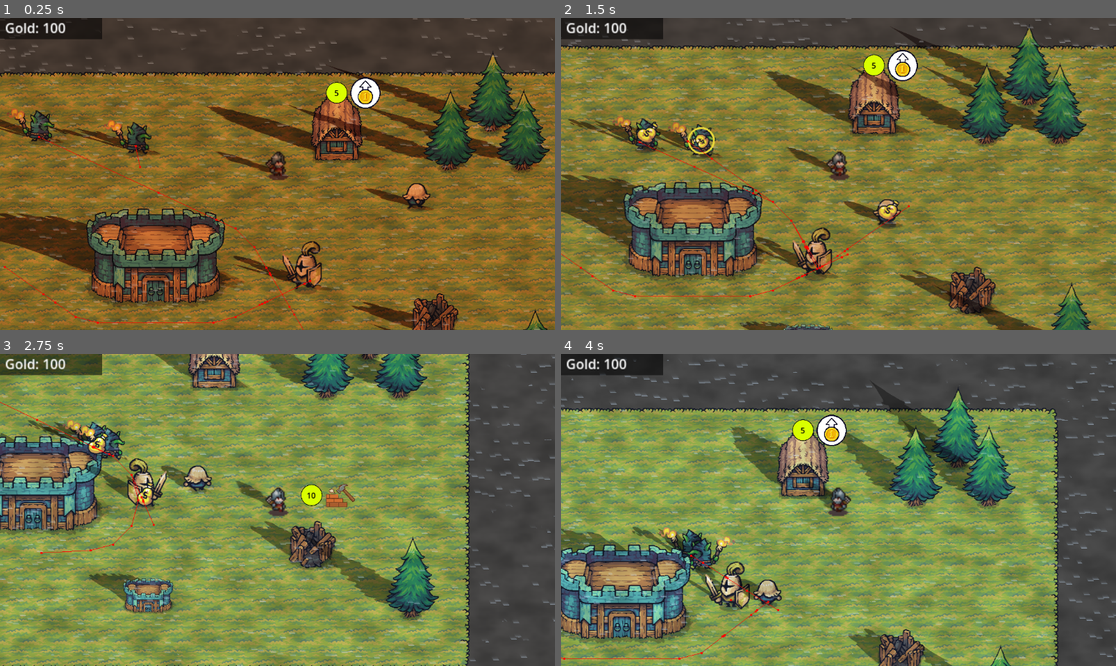
Above: before the commit, frames 1-4 (two rows, left to right).
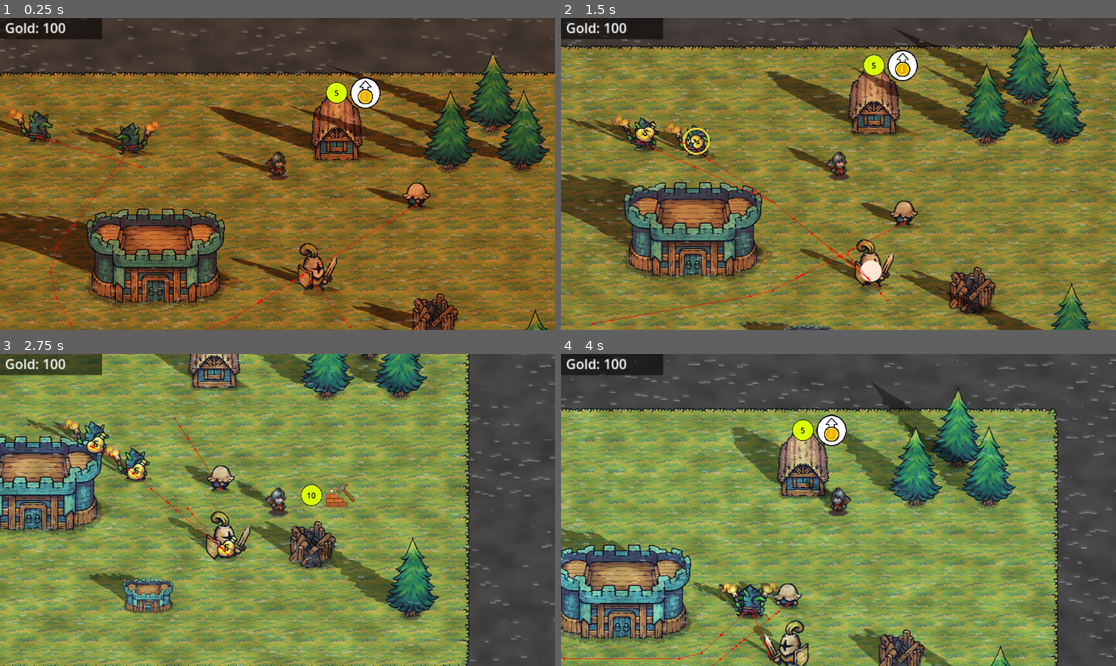
Above: after the commit, the same moments.

Repository: achotai2/battle-game-2D-proto
Game: Godot game, scene res://Scenes/main.tscn
Two runs of this game, one before a commit and one after it. Both use one fixed random seed, a clock stepped at 60 frames per second and the inputs below.
Inputs (mouse positions are in pixels of both pictures, inside the frame that each line leads up to):
- Up to frame 1 (0.25 s): no input
- Up to frame 2 (1.5 s): move the mouse to (960, 158) at 0.52 s; hold Right (move_right) 0.53-1.28 s; tap Ctrl (attack) at 0.6 s; move the mouse to (727, 189) at 1.27 s; hold S (move_down) from 1.28 s (still down); click (727, 189) at 1.35 s
- Up to frame 3 (2.75 s): move the mouse to (333, 441) at 2.02 s; release S (move_down) at 2.03 s; hold Right (move_right) from 2.03 s (still down); tap Space (interact) at 2.1 s
- Up to frame 4 (4 s): move the mouse to (810, 572) at 2.77 s; release Right (move_right) at 2.78 s; hold W (move_up) 2.78-3.53 s; tap Ctrl (attack) at 2.85 s; move the mouse to (1005, 556) at 3.52 s; hold A (move_left) from 3.53 s (still down); click (1005, 556) at 3.6 s

The runs differ from the first frame. In frame 1, 2.8% of the frame differs, in the area x 0-79%, y 28-100%; in frame 2, 4.2%, in the area x 0-65%, y 31-99%; in frame 3, 4.0%; in frame 4, 3.7%.

Commit message:
Fix AgentMovement repathing spam during meander
- Removed `is_target_reachable()` check from `_process_pathfinding` to prevent immediate repath loops when target is momentarily unreachable.
- Updated `_pick_new_patrol_point` to set `_order_target_pos`, ensuring `_refresh_target_and_repath` uses the correct target coordinate instead of resetting to zero.

Co-authored-by: achotai2 <64825783+achotai2@users.noreply.github.com>

Diff:
--- a/Scripts/AgentNodes/agent_move.gd
+++ b/Scripts/AgentNodes/agent_move.gd
@@ -249,10 +249,12 @@
 		if candidate.distance_squared_to(_target_pos) < 64.0:
 			continue
 
+		_order_target_pos = candidate
 		_set_target_pos(candidate)
 		return
 
 	# Fallback: just stand near castle
+	_order_target_pos = center
 	_set_target_pos(center)
 
 
@@ -408,12 +410,6 @@
 		else:
 			_refresh_target_and_repath(true)
 
-	if not nav_agent.is_target_reachable():
-		if _order_type == OrderType.MEANDER:
-			_pick_new_patrol_point(true)
-		else:
-			move_with_velocity(Vector2.ZERO, delta)
-		return
 
 	if nav_agent.is_navigation_finished():
 		# Handled by signal _on_nav_finished
